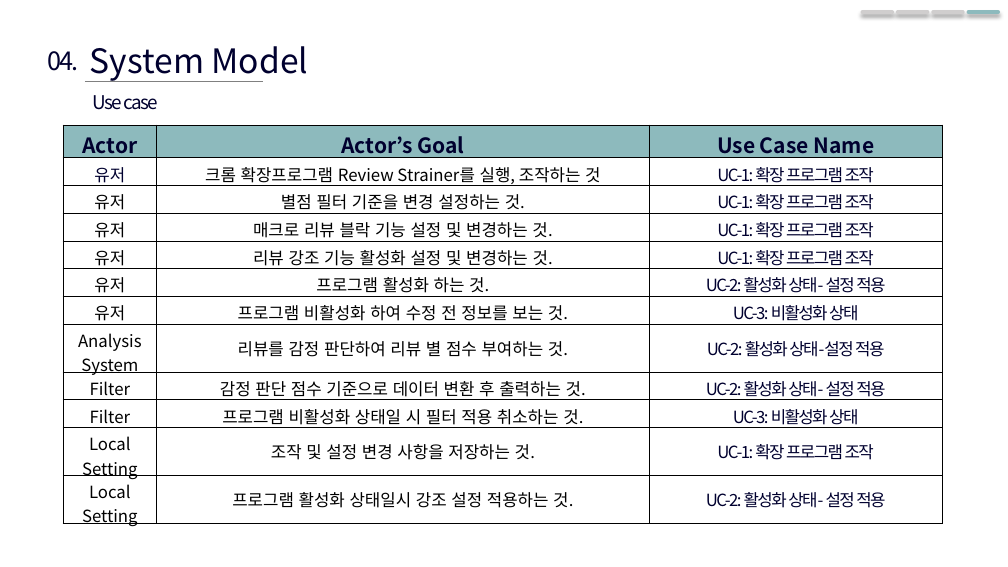
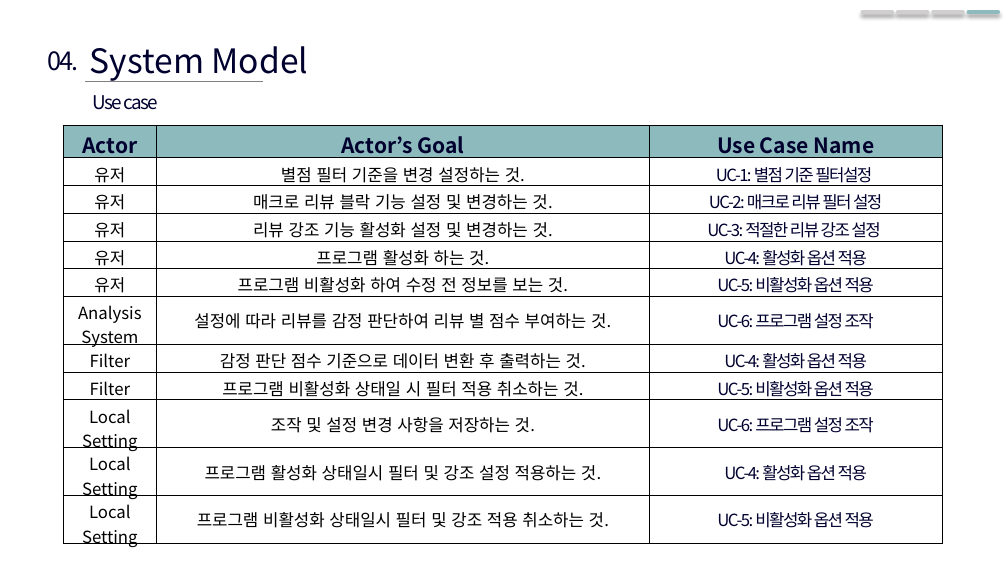
Before and after one commit to SWE-15-Team/Sentiment-Analysis-System, a slide deck: slide 3 of Checkpoint_1st.pptx. Drawn at 1008x567 pixels with LibreOffice and Linux fonts; fonts in the diff are those of the drawing. Boxes give left, top, right and bottom in pixels: in the first picture for what was removed or moved away, otherwise in the second. Text is boxed around its words. In the diff, an @@ line names an element or a change of style, - is before the commit and + after.

```diff
--- a/Checkpoint_1st.pptx
+++ b/Checkpoint_1st.pptx
@@ table at (63,125,943,552) @@
-row 2, column 2: 크롬 확장프로그램 Review Strainer를 실행, 조작하는 것
+row 2, column 2: 별점 필터 기준을 변경 설정하는 것.
-row 2, column 3: UC-1: 확장 프로그램 조작
+row 2, column 3: UC-1: 별점 기준 필터설정
-row 3, column 2: 별점 필터 기준을 변경 설정하는 것.
+row 3, column 2: 매크로 리뷰 블락 기능 설정 및 변경하는 것.
-row 3, column 3: UC-1: 확장 프로그램 조작
+row 3, column 3: UC-2: 매크로 리뷰 필터 설정
-row 4, column 2: 매크로 리뷰 블락 기능 설정 및 변경하는 것.
+row 4, column 2: 리뷰 강조 기능 활성화 설정 및 변경하는 것.
-row 4, column 3: UC-1: 확장 프로그램 조작
+row 4, column 3: UC-3: 적절한 리뷰 강조 설정
-row 5, column 2: 리뷰 강조 기능 활성화 설정 및 변경하는 것.
+row 5, column 2: 프로그램 활성화 하는 것.
-row 5, column 3: UC-1: 확장 프로그램 조작
+row 5, column 3: UC-4: 활성화 옵션 적용
-row 6, column 2: 프로그램 활성화 하는 것.
+row 6, column 2: 프로그램 비활성화 하여 수정 전 정보를 보는 것.
-row 6, column 3: UC-2: 활성화 상태- 설정 적용
+row 6, column 3: UC-5: 비활성화 옵션 적용
-row 7: 유저 | 프로그램 비활성화 하여 수정 전 정보를 보는 것. | UC-3: 비활성화 상태
+row 7: Analysis / System | 설정에 따라 리뷰를 감정 판단하여 리뷰 별 점수 부여하는 것. | UC-6: 프로그램 설정 조작
-row 8: Analysis / System | 리뷰를 감정 판단하여 리뷰 별 점수 부여하는 것. | UC-2: 활성화 상태-설정 적용
+row 8: Filter | 감정 판단 점수 기준으로 데이터 변환 후 출력하는 것. | UC-4: 활성화 옵션 적용
-row 9, column 2: 감정 판단 점수 기준으로 데이터 변환 후 출력하는 것.
+row 9, column 2: 프로그램 비활성화 상태일 시 필터 적용 취소하는 것.
-row 9, column 3: UC-2: 활성화 상태- 설정 적용
+row 9, column 3: UC-5: 비활성화 옵션 적용
-row 10: Filter | 프로그램 비활성화 상태일 시 필터 적용 취소하는 것. | UC-3: 비활성화 상태
+row 10: Local / Setting | 조작 및 설정 변경 사항을 저장하는 것. | UC-6: 프로그램 설정 조작
-row 11, column 2: 조작 및 설정 변경 사항을 저장하는 것.
+row 11, column 2: 프로그램 활성화 상태일시 필터 및 강조 설정 적용하는 것.
-row 11, column 3: UC-1: 확장 프로그램 조작
+row 11, column 3: UC-4: 활성화 옵션 적용
-row 12, column 2: 프로그램 활성화 상태일시 강조 설정 적용하는 것.
+row 12, column 2: 프로그램 비활성화 상태일시 필터 및 강조 적용 취소하는 것.
-row 12, column 3: UC-2: 활성화 상태- 설정 적용
+row 12, column 3: UC-5: 비활성화 옵션 적용
@@ text colour #00002F to #000000 in "유저" @@
```
Also in this commit, not shown: 1 other slide changed, 1 other file.
